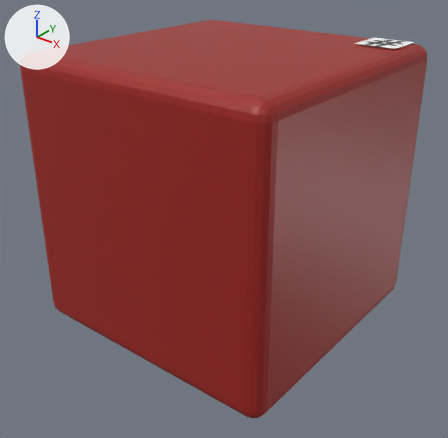
One commit to the COLLADA model View/Blender/Prozess/Subjekt_Highlight_Hashtag.dae: the scene before it, then after it.
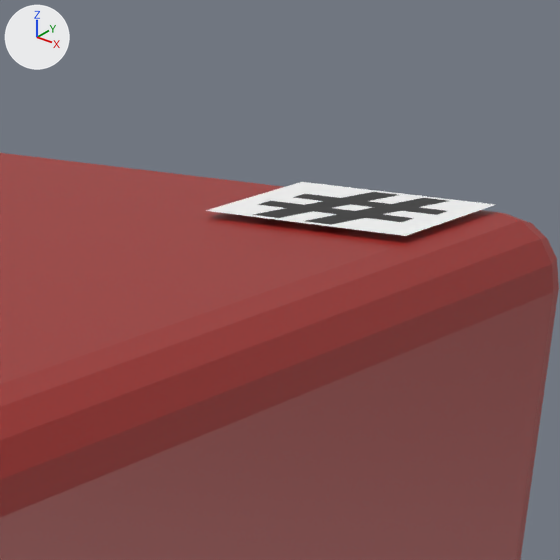
Each version is shown whole from a 50 mm lens placed at (1.856, -3.191, 1.647), pointed at (-0.715, 0.021, -0.345), then close up on the part from 70% to 95% of the width and 0% to 26% of the height. Lighting does not change. The marker at upper left points along +X, +Y and +Z. Where no turn or scale is listed for an object, it has been applied to the vertices.
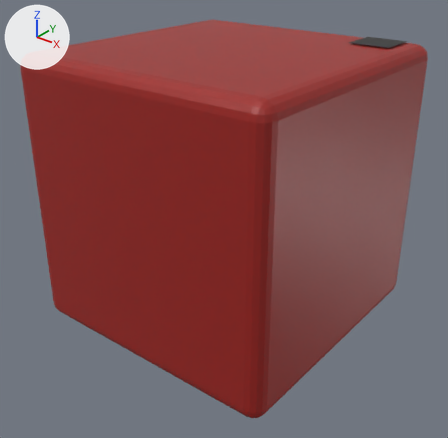
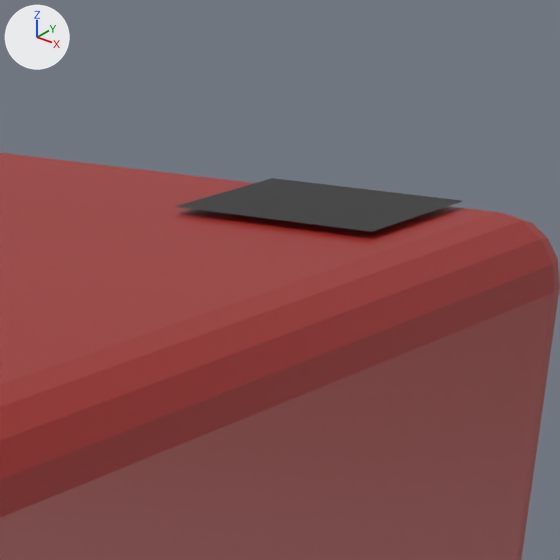
The newer file is also turned or shifted as a whole; pictures and numbers use the older file's frame.

Scene script edits in JSON lines:
```json
{"op": "add", "block": "img_hashtag_png", "code": ["img_hashtag_png = load_image('Hashtag.png', 'Hashtag.png', 600, 600, 'sRGB')"]}
{"op": "set", "path": "mat_material_001.texture", "old": "img_hashtag_jpeg", "new": "img_hashtag_png"}
{"op": "set", "path": "ob_plane.location", "old": "(0.0, 0.88, 0.88)", "new": "(-0.049, 0.881, 0.88)"}
{"op": "set", "path": "ob_plane.rotation_euler", "old": "(0.0, 0.0, -3.141)", "new": "(0.0, 0.0, 3.141)", "note": "degrees (0, 0, -180) -> degrees (0, 0, 180)"}
```

Pixel boxes (x1, y1, x2, y2) of what changed, in the close-ups (560 x 560 px):
```json
{"object": "Plane", "change": "surface changed, moved, turned", "before": [206, 182, 495, 236], "after": [175, 178, 462, 232], "on screen": "white to grey"}
```
